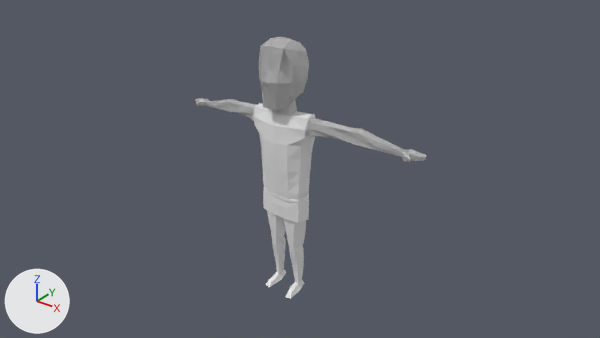
Renders of the Blender file Character.blend from each side of a commit.
Rendered twice from the file's camera 'Camera'. The lights are fixed; the arrows at lower left show +X, +Y and +Z.

Script lines for the objects in view, before the commit:
```python
me_cube_000 = bpy.data.meshes.new('Cube.000')
me_cube_000.from_pydata(...)  # 178 vertices, 144 faces; spans x -1.7..1.7, y -0.93..0.93, z -1.07..5.07
me_cube_001 = bpy.data.meshes.new('Cube.001')
me_cube_001.from_pydata(...)  # 693 vertices, 606 faces, 17 loose edges; spans x -7.24..7.24, y -1.44..1.15, z -6.43..8.52
me_cube_002 = bpy.data.meshes.new('Cube.002')
me_cube_002.from_pydata(...)  # 51 vertices, 36 faces; spans x -1.46..1.46, y -0.81..0.86, z 0.05..0.4
ob_cube = bpy.data.objects.new('Cube', me_cube_001)
ob_cube.location = (-0.34, 0.89, 11.03)
ob_cube_001 = bpy.data.objects.new('Cube.001', me_cube_000)
ob_cube_001.location = (-0.34, 0.89, 11.03)
ob_cube_002 = bpy.data.objects.new('Cube.002', me_cube_002)
ob_cube_002.location = (-0.34, 0.89, 11.03)
```
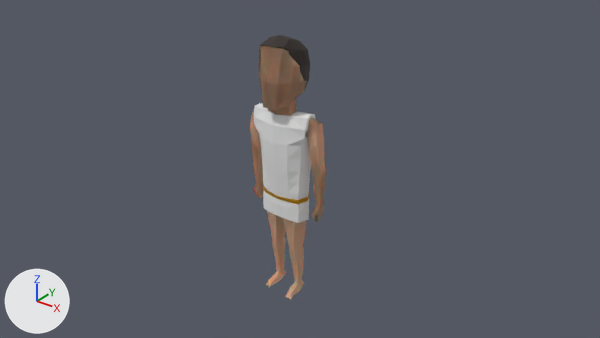
The change in detail:
Material 'Material.003' (mat_material_003) is new.
Its base color is (0.57, 0.279, 0.0) (yellow #c79000).
Its metallic is 0.618.
Material 'Material' (mat_material) is new.
Its base color is (0.585, 0.344, 0.223) (beige #c99e82).
Its roughness is 1.0.
Its subsurface weight is 1.0.
Its subsurface scale is 0.223.
Material 'Material.001' (mat_material_001) is new.
Its base color is (0.0204, 0.0117, 0.00847) (black #271c17).
Its roughness is 0.636.
me_cube_001 is used by ob_cube; location (-0.34, 0.89, 11.03).
me_cube_001 had 693 vertices, 606 faces, 17 loose edges and spanned x -7.24..7.24, y -1.44..1.15, z -6.43..8.52.
me_cube_001 now has 694 vertices, 582 faces, 17 loose edges and spans x -2.43..2.43, y -1.44..1.15, z -6.43..8.52.
me_cube_001 part 1: 68 vertices moved from x -5.11..5.11, y -0.63..0.6, z -1.01..4.87 to x -2.43..2.43, y -0.75..0.48, z -1.01..4.65; 276 vertices removed from x -7.24..7.24, y -0.85..1.07, z -0.93..8.4; 139 vertices added at x -2.37..2.37, y -0.75..1.1, z -0.93..7.34.
me_cube_001 part 2: 281 faces spanning x -2.43..2.43, y -1.44..1.15, z -6.43..8.52 switch from no material to mat_material (beige #c99e82).
me_cube_002 has 51 vertices, 36 faces and spans x -1.46..1.46, y -0.81..0.86, z 0.05..0.4.
me_cube_002 now uses material mat_material_003 (yellow #c79000).
Mesh me_cube_003 is new.
It has 103 vertices, 96 faces and spans x -1.25..1.25, y -1.37..0.94, z -1.5..1.27.
It uses material mat_material_001 (black #271c17).
Object 'Cube.003' (ob_cube_003) is new; it shows me_cube_003.
Its location is (-0.34, 1.16, 18.35).

What differs and where, as boxes [x1, y1, x2, y2] in the pictures (600 x 338 px; the box of a moved part takes in the faces that stretch with it):
'Cube', reshaped (67% narrower): before [195, 37, 427, 299]; after [250, 46, 326, 299]
'Cube.003', added (black): after [259, 35, 310, 91]
'Cube.002', recoloured: [263, 187, 309, 204] in both
part 1 of me_cube_001, moved or reshaped: before [195, 37, 427, 231]; after [250, 111, 326, 231]
part 2 of me_cube_001, recoloured: [259, 46, 307, 299] in both
